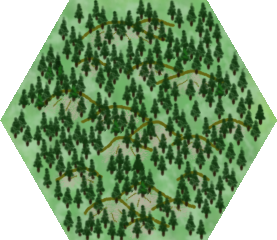
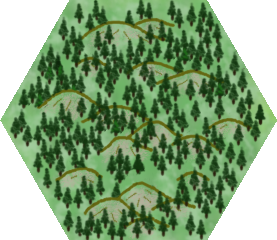
Before/after of a (277, 240) layered artwork. What changed in the layer stack:
painted on "Trees" over [37, 5, 236, 220]
